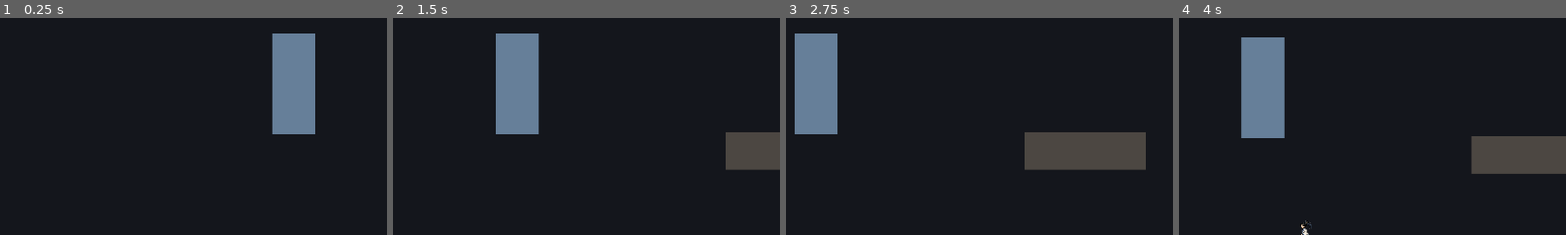
Above: before the commit, frames 1-4 (left to right).
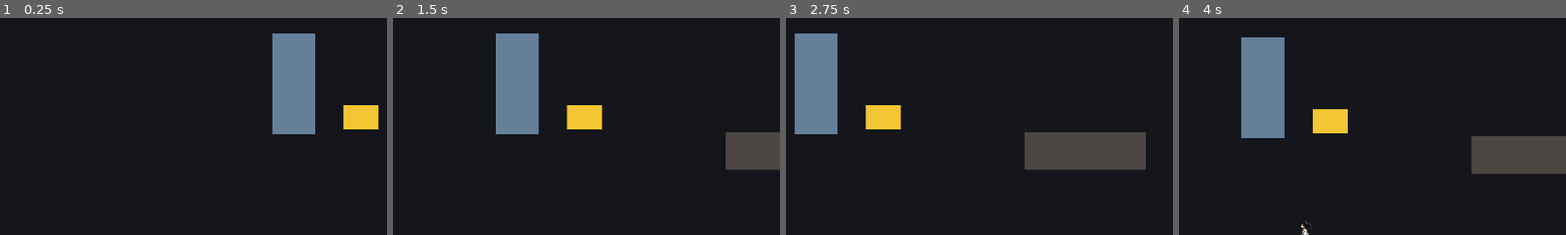
Above: after the commit, the same moments.

Repository: Litrudy/combine-dao
Game: Godot game, scene res://scenes/player/realm_test_map.tscn
Two runs of this game, one before a commit and one after it. Both use one fixed random seed, a clock stepped at 60 frames per second and the inputs below.
Inputs (mouse positions are % of the whole screen's width and height, from its top left):
- Up to frame 1 (0.25 s): no input
- Up to frame 2 (1.5 s): tap Enter (ui_accept) at 0.5, 0.77 s; move the mouse to (72, 45) at 0.52 s; hold D (move_right) 0.53-1.28 s; hold R (breakthrough) 0.53-1.28 s; tap Space (dash) at 0.8, 1.35 s; move the mouse to (30, 55) at 1.27 s; hold S (move_down) from 1.28 s (still down)
- Up to frame 3 (2.75 s): tap Enter (ui_accept) at 1.52, 2 s; tap R (breakthrough) at 1.55 s; move the mouse to (60, 28) at 2.02 s; release S (move_down) at 2.03 s; press the mouse at (60, 28) at 2.03 s; hold D (move_right) from 2.03 s (still down); tap Space (dash) at 2.3 s
- Up to frame 4 (4 s): move the mouse to (45, 70) at 2.77 s; release D (move_right) at 2.78 s; release the mouse at (45, 70) at 2.78 s; hold W (move_up) 2.78-3.53 s; tap R (breakthrough) at 2.85 s; tap Enter (ui_accept) at 3.02, 3.5, 3.77 s; move the mouse to (80, 65) at 3.52 s; hold A (move_left) from 3.53 s (still down); hold Space (dash) from 3.53 s (still down)
The pictures show only the part of the screen within x 34-84%, y 0-50%; the shares and areas given below are measured in that part.

The runs differ from the first frame. In frame 1, 1.0% of the frame differs, in the area x 88-98%, y 40-52%; in frame 2, 1.0%; in frame 3, 1.0%; in frame 4, 1.0%.

Commit message:
feat: 添加基础地图事件交互

Diff:
--- a/project.godot
+++ b/project.godot
@@ -72,6 +72,11 @@
 "events": [Object(InputEventKey,"resource_local_to_scene":false,"resource_name":"","device":-1,"window_id":0,"alt_press …(190 unchanged characters)…
 ]
 }
+interact={
+"deadzone": 0.5,
+"events": [Object(InputEventKey,"resource_local_to_scene":false,"resource_name":"","device":-1,"window_id":0,"alt_pressed":false,"shift_pressed":false,"ctrl_pressed":false,"meta_pressed":false,"pressed":false,"keycode":0,"physical_keycode":70,"key_label":0,"unicode":0,"location":0,"echo":false,"script":null)
+]
+}
 
 [physics]
 
--- /dev/null
+++ b/scenes/events/heavenly_chest.gd
@@ -0,0 +1,8 @@
+extends RealmEvent
+## 遗落宝匣：触发后随机获得 3-6 个天道石
+
+func apply_event_effect(player: Node) -> void:
+	var amount: int = randi_range(3, 6)
+	if player.has_method("gain_heavenly_stones"):
+		player.gain_heavenly_stones(amount)
+	print("开启宝匣，获得天道石：", amount)
--- /dev/null
+++ b/scenes/events/heavenly_chest.tscn
@@ -0,0 +1,19 @@
+[gd_scene load_steps=3 format=3 uid="uid://c0heavenlychest1"]
+
+[ext_resource type="Script" path="res://scenes/events/heavenly_chest.gd" id="1_chest"]
+
+[sub_resource type="CircleShape2D" id="range"]
+radius = 80.0
+
+[node name="HeavenlyChest" type="Area2D" groups=["realm_event"]]
+script = ExtResource("1_chest")
+event_id = "heavenly_chest"
+event_name = "遗落宝匣"
+description = "获得天道石。"
+
+[node name="CollisionShape2D" type="CollisionShape2D" parent="."]
+shape = SubResource("range")
+
+[node name="Visual" type="Polygon2D" parent="."]
+color = Color(0.95, 0.78, 0.2, 1)
+polygon = PackedVector2Array(-26, -18, 26, -18, 26, 18, -26, 18)
--- /dev/null
+++ b/scenes/events/heavenly_stele.gd
@@ -0,0 +1,7 @@
+extends RealmEvent
+## 天道残碑：触发后打开一次额外机缘三选一（不消耗修为、不结算突破）
+
+func apply_event_effect(player: Node) -> void:
+	if player.has_method("open_bonus_boon_choice"):
+		player.open_bonus_boon_choice()
+	print("参悟天道残碑，获得一次机缘选择。")
--- /dev/null
+++ b/scenes/events/heavenly_stele.tscn
@@ -0,0 +1,19 @@
+[gd_scene load_steps=3 format=3 uid="uid://c0heavenlystele1"]
+
+[ext_resource type="Script" path="res://scenes/events/heavenly_stele.gd" id="1_stele"]
+
+[sub_resource type="CircleShape2D" id="range"]
+radius = 80.0
+
+[node name="HeavenlyStele" type="Area2D" groups=["realm_event"]]
+script = ExtResource("1_stele")
+event_id = "heavenly_stele"
+event_name = "天道残碑"
+description = "感悟残碑，获得一次机缘选择。"
+
+[node name="CollisionShape2D" type="CollisionShape2D" parent="."]
+shape = SubResource("range")
+
+[node name="Visual" type="Polygon2D" parent="."]
+color = Color(0.85, 0.86, 0.88, 1)
+polygon = PackedVector2Array(-20, -34, 20, -34, 20, 34, -20, 34)
--- /dev/null
+++ b/scenes/events/spirit_spring.gd
@@ -0,0 +1,10 @@
+extends RealmEvent
+## 灵泉：触发后回复玩家 30% 最大气血
+
+func apply_event_effect(player: Node) -> void:
+	var v: Vitals = player.get_node_or_null("Vitals") as Vitals
+	if v == null:
+		return
+	var amount: int = int(round(v.get_max_qi_blood() * 0.3))
+	v.heal(amount)
+	print("灵泉涌动，恢复气血：", amount)
--- /dev/null
+++ b/scenes/events/spirit_spring.tscn
@@ -0,0 +1,19 @@
+[gd_scene load_steps=3 format=3 uid="uid://c0spiritspring01"]
+
+[ext_resource type="Script" path="res://scenes/events/spirit_spring.gd" id="1_spring"]
+
+[sub_resource type="CircleShape2D" id="range"]
+radius = 80.0
+
+[node name="SpiritSpring" type="Area2D" groups=["realm_event"]]
+script = ExtResource("1_spring")
+event_id = "spirit_spring"
+event_name = "灵泉"
+description = "回复部分气血。"
+
+[node name="CollisionShape2D" type="CollisionShape2D" parent="."]
+shape = SubResource("range")
+
+[node name="Visual" type="Polygon2D" parent="."]
+color = Color(0.2, 0.5, 1, 1)
+polygon = PackedVector2Array(-24, -24, 24, -24, 24, 24, -24, 24)
--- a/scenes/player/cultivator.gd
+++ b/scenes/player/cultivator.gd
@@ -167,6 +167,8 @@
 var _poison_cast_timer: float = 0.0
 ## 是否正在选择机缘（期间禁止移动与攻击）
 var _choosing_boon: bool = false
+## 本次机缘选择是否来自天道残碑（额外机缘，不结算突破）
+var _bonus_boon: bool = false
 
 ## ===== 动画与冲刺（美术接入新增）=====
 ## 攻击动画播放窗口（独立于攻击冷却，仅用于播放 attack 动画；8 帧 / 16fps ≈ 0.5s）
@@ -297,7 +299,7 @@
 		cast_primary_attack()
 		return
 
-	# 冲刺（dash，默认 Shift）：短暂高速位移
+	# 冲刺（dash，默认 Space）：短暂高速位移
 	if event.is_action_pressed("dash"):
 		_try_dash()
 		return
@@ -314,6 +316,10 @@
 	if event.is_action_pressed("skill_e"):
 		cast_skill_from_slot("E")
 		return
+	# F：优先与附近秘境事件交互；附近无事件时再释放 F 技能
+	if event.is_action_pressed("interact"):
+		if _try_interact():
+			return
 	if event.is_action_pressed("skill_f"):
 		cast_skill_from_slot("F")
 		return
@@ -561,11 +567,57 @@
 				school_counts[tag] += 1
 		check_specializations()
 
-	# 完成突破结算（无论是否重复，玩家本次突破都已完成）
-	complete_breakthrough_after_boon_selected()
+	# 残碑额外机缘：只给机缘，不结算突破（不改层数 / 修为需求）
+	if _bonus_boon:
+		_bonus_boon = false
+		print("天道残碑机缘已获得")
+		stats_changed.emit()
+	else:
+		# 正常突破：完成突破结算
+		complete_breakthrough_after_boon_selected()
 
 	# 恢复移动与攻击
 	_choosing_boon = false
+
+
+## 天道残碑：打开一次额外机缘三选一（不消耗修为、不结算突破）
+func open_bonus_boon_choice() -> void:
+	# 正在选择机缘时不重复打开
+	if _choosing_boon:
+		return
+	# 兜底连接面板
+	if _boon_panel == null:
+		_connect_boon_panel()
+	if _boon_panel == null:
+		push_warning("未找到机缘选择面板（BoonChoicePanel），无法打开残碑机缘")
+		return
+	# 抽取机缘（沿用去重 + 前置 + 加权逻辑）
+	var boons: Array = _boon_manager.roll_boons(acquired_boon_ids, school_counts, 3)
+	if boons.is_empty():
+		print("当前没有可选机缘")
+		return
+	# 标记为额外机缘并进入选择状态（show_boons 会暂停游戏）
+	_bonus_boon = true
+	_choosing_boon = true
+	_boon_panel.show_boons(boons)
+
+
+## 与最近的可交互秘境事件交互（F 键）。成功返回 true
+func _try_interact() -> bool:
+	var best: Node = null
+	var best_dist: float = INF
+	for event in get_tree().get_nodes_in_group("realm_event"):
+		if not is_instance_valid(event) or not event.has_method("can_interact"):
+			continue
+		if not event.can_interact():
+			continue
+		var d: float = global_position.distance_to(event.global_position)
+		if d < best_dist:
+			best_dist = d
+			best = event
+	if best != null:
+		return best.trigger_event(self)
+	return false
 
 
 ## 从机缘数据提取需要长期保存的字段（品阶 / 星级 / 最终数值）
--- a/scenes/player/realm_test_map.tscn
+++ b/scenes/player/realm_test_map.tscn
@@ -6,6 +6,10 @@
 [ext_resource type="Script" uid="uid://cchcqvgciqawd" path="res://scenes/player/realm_test_map.gd" id="5_map"]
 [ext_resource type="PackedScene" uid="uid://c0hud00000001" path="res://scenes/ui/hud.tscn" id="6_hud"]
 [ext_resource type="PackedScene" uid="uid://ccsotjele625i" path="res://scenes/ui/build_panel.tscn" id="7_build"]
+[ext_resource type="PackedScene" uid="uid://c0interactprompt" path="res://scenes/ui/interact_prompt.tscn" id="8_prompt"]
+[ext_resource type="PackedScene" uid="uid://c0spiritspring01" path="res://scenes/events/spirit_spring.tscn" id="9_spring"]
+[ext_resource type="PackedScene" uid="uid://c0heavenlychest1" path="res://scenes/events/heavenly_chest.tscn" id="10_chest"]
+[ext_resource type="PackedScene" uid="uid://c0heavenlystele1" path="res://scenes/events/heavenly_stele.tscn" id="11_stele"]
 
 [sub_resource type="RectangleShape2D" id="RectangleShape2D_c7xc1"]
 size = Vector2(32, 32)
@@ -233,6 +237,19 @@
 
 [node name="BoonChoicePanel" parent="." unique_id=1534450875 instance=ExtResource("3_boonui")]
 
+[node name="InteractPrompt" parent="." instance=ExtResource("8_prompt")]
+
+[node name="Events" type="Node2D" parent="."]
+
+[node name="SpiritSpring" parent="Events" instance=ExtResource("9_spring")]
+position = Vector2(-650, 150)
+
+[node name="HeavenlyChest" parent="Events" instance=ExtResource("10_chest")]
+position = Vector2(350, 300)
+
+[node name="HeavenlyStele" parent="Events" instance=ExtResource("11_stele")]
+position = Vector2(650, -250)
+
 [node name="Beast" parent="." unique_id=1619129642 instance=ExtResource("2_y2vg1")]
 position = Vector2(-150, -100)
 
--- /dev/null
+++ b/scenes/ui/interact_prompt.gd
@@ -0,0 +1,51 @@
+extends CanvasLayer
+## 交互提示：玩家靠近可交互秘境事件时显示「按 F 交互」。
+## 每帧查找最近的可交互事件；阻塞 UI 打开时隐藏。
+
+@onready var _label: Label = $Label
+
+
+func _ready() -> void:
+	# 暂停时仍运行，以便 Tab / 机缘界面打开时能隐藏自己
+	process_mode = Node.PROCESS_MODE_ALWAYS
+	visible = false
+
+
+func _process(_delta: float) -> void:
+	# 阻塞性 UI（机缘 / 构筑页 / 通关）打开时隐藏
+	if _is_blocking_ui_open():
+		visible = false
+		return
+
+	var player: Node2D = get_tree().get_first_node_in_group("player") as Node2D
+	if not is_instance_valid(player):
+		visible = false
+		return
+
+	# 查找最近的可交互事件
+	var nearest_name: String = ""
+	var nearest_dist: float = INF
+	for event in get_tree().get_nodes_in_group("realm_event"):
+		if not is_instance_valid(event) or not event.has_method("can_interact"):
+			continue
+		if not event.can_interact():
+			continue
+		var d: float = player.global_position.distance_to(event.global_position)
+		if d < nearest_dist:
+			nearest_dist = d
+			nearest_name = event.event_name
+
+	if nearest_name != "":
+		_label.text = "按 F 交互：%s" % nearest_name
+		visible = true
+	else:
+		visible = false
+
+
+## 是否有阻塞性 UI 打开
+func _is_blocking_ui_open() -> bool:
+	for group_name in ["boon_choice_panel", "build_panel", "clear_panel"]:
+		var panel: Node = get_tree().get_first_node_in_group(group_name)
+		if panel != null and panel.visible:
+			return true
+	return false
--- /dev/null
+++ b/scenes/ui/interact_prompt.tscn
@@ -0,0 +1,22 @@
+[gd_scene format=3 uid="uid://noc2123byh26"]
+
+[ext_resource type="Script" path="res://scenes/ui/interact_prompt.gd" id="1_prompt"]
+
+[node name="InteractPrompt" type="CanvasLayer"]
+layer = 6
+script = ExtResource("1_prompt")
+
+[node name="Label" type="Label" parent="."]
+anchor_left = 0.5
+anchor_top = 1.0
+anchor_right = 0.5
+anchor_bottom = 1.0
+offset_left = -140.0
+offset_top = -90.0
+offset_right = 140.0
+offset_bottom = -60.0
+grow_horizontal = 2
+grow_vertical = 0
+text = "按 F 交互"
+horizontal_alignment = 1
+vertical_alignment = 1
--- /dev/null
+++ b/scripts/events/realm_event.gd
@@ -0,0 +1,76 @@
+extends Area2D
+class_name RealmEvent
+## 秘境事件点基类
+## 玩家进入范围后按 F 触发一次性事件，具体效果由子类重写 apply_event_effect。
+
+## 事件被触发时发出（携带 event_id）
+signal event_triggered(event_id: String)
+
+## 事件唯一标识
+@export var event_id: String = ""
+## 事件显示名（交互提示用）
+@export var event_name: String = "未知事件"
+## 事件描述
+@export var description: String = ""
+## 是否已使用（true 时不可再触发）
+@export var used: bool = false
+## 交互范围（应与 CollisionShape2D 半径一致）
+@export var interact_range: float = 80.0
+
+## 当前处于范围内的玩家（进入时记录，离开时清空）
+var current_player: Node = null
+
+
+func _ready() -> void:
+	# 加入分组，供玩家与交互提示查找
+	add_to_group("realm_event")
+	# 检测玩家进出范围
+	body_entered.connect(_on_body_entered)
+	body_exited.connect(_on_body_exited)
+	# 若初始即为已使用，直接置灰
+	if used:
+		_apply_used_visual()
+
+
+## 玩家进入范围
+func _on_body_entered(body: Node) -> void:
+	if body.is_in_group("player"):
+		current_player = body
+
+
+## 玩家离开范围
+func _on_body_exited(body: Node) -> void:
+	if body == current_player:
+		current_player = null
+
+
+## 是否可交互：未使用且玩家在范围内
+func can_interact() -> bool:
+	return not used and is_instance_valid(current_player)
+
+
+## 触发事件（玩家按 F 时调用）。成功返回 true
+func trigger_event(player: Node) -> bool:
+	# 已使用或无玩家则不触发
+	if used or player == null:
+		return false
+	used = true
+	# 应用子类效果
+	apply_event_effect(player)
+	event_triggered.emit(event_id)
+	# 触发后置灰并停止检测
+	_apply_used_visual()
+	current_player = null
+	return true
+
+
+## 虚方法：实际事件效果，由子类重写
+func apply_event_effect(_player: Node) -> void:
+	pass
+
+
+## 触发后视觉变灰并停止范围检测
+func _apply_used_visual() -> void:
+	modulate = Color(0.4, 0.4, 0.4, 0.5)
+	# 延迟关闭监测，避免在信号回调中修改物理状态
+	set_deferred("monitoring", false)
Not shown, added: scenes/events/heavenly_chest.gd.uid
Not shown, added: scenes/events/heavenly_stele.gd.uid
Not shown, added: scenes/events/spirit_spring.gd.uid
Not shown: 1 places in scenes/player/realm_test_map.tscn that only renumber resources
Not shown, added: scenes/ui/interact_prompt.gd.uid
Not shown, added: scripts/events/realm_event.gd.uid
